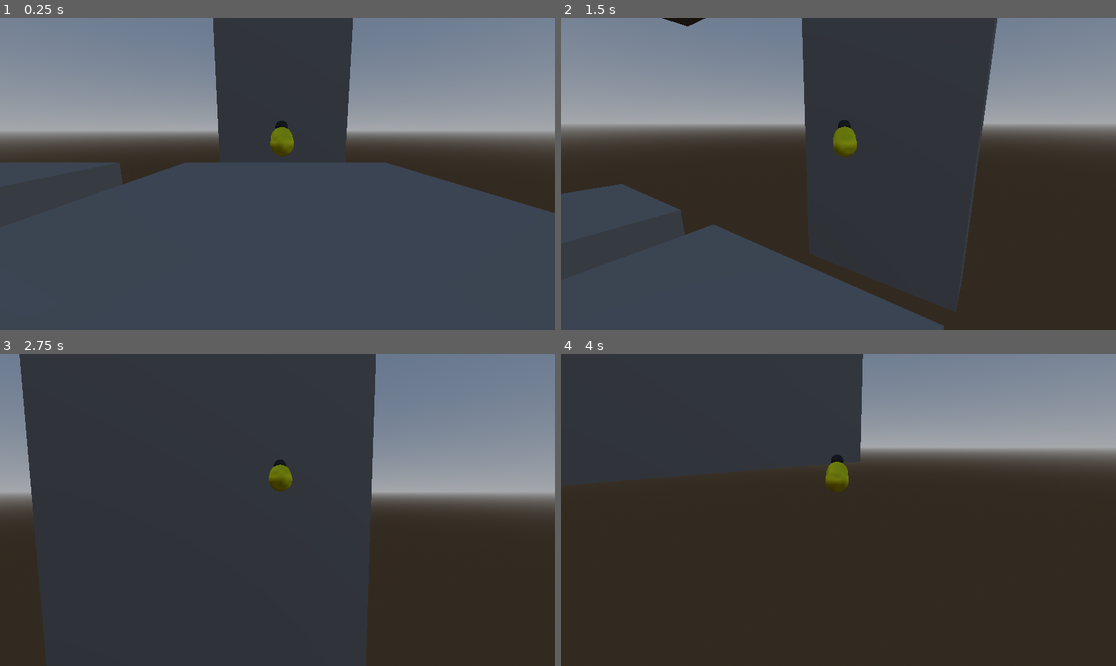
Above: before the commit, frames 1-4 (two rows, left to right).
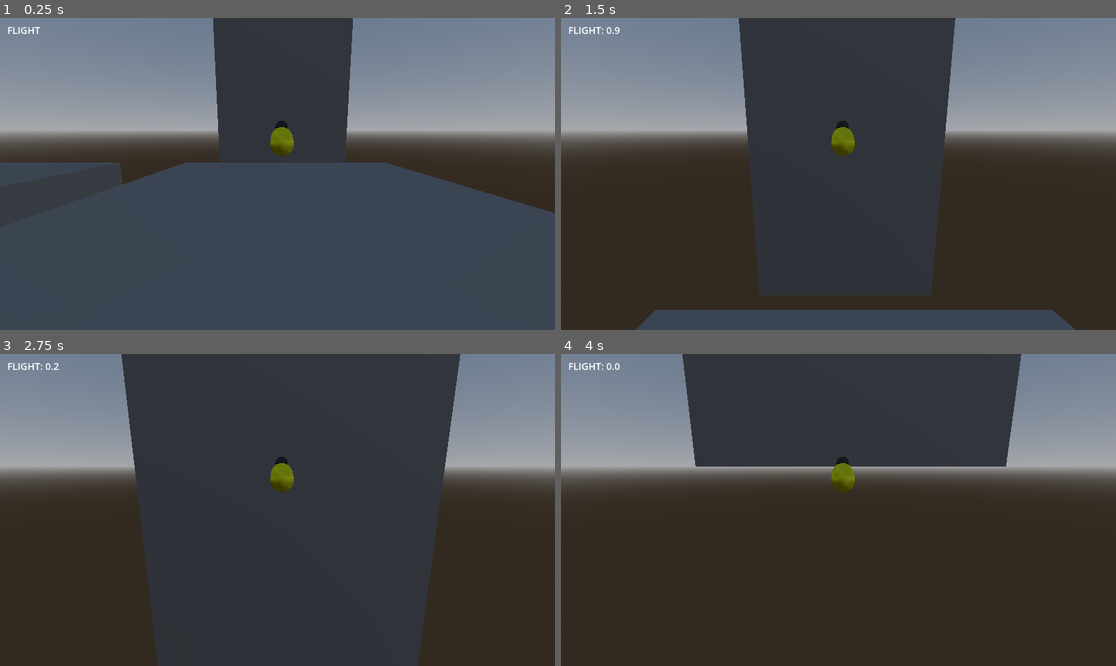
Above: after the commit, the same moments.

Repository: GunterJr/game-jam-feb
Game: Godot game, scene res://scenes/areas/movement-testing.tscn
Same seed, same stepped clock (60 frames per second), same inputs: the game is played once before the commit and once after it.
Inputs (mouse positions are in pixels of both pictures, inside the frame that each line leads up to):
- Up to frame 1 (0.25 s): no input
- Up to frame 2 (1.5 s): tap Enter (ui_accept) at 0.5, 1.35 s; move the mouse to (866, 174) at 0.52 s; hold Enter (ui_accept) 0.53-1.28 s; hold W (forward) from 0.53 s (still down); tap Space (jump) at 0.77 s; move the mouse to (810, 174) at 1.27 s
- Up to frame 3 (2.75 s): keep holding W (forward); tap Space (jump) at 1.52 s; move the mouse to (288, 503) at 2.02 s; hold Enter (ui_accept) from 2.03 s (still down)
- Up to frame 4 (4 s): keep holding W (forward); move the mouse to (832, 516) at 2.77 s; release Enter (ui_accept) at 2.78 s; tap Enter (ui_accept) at 2.85 s; tap Space (jump) at 3.02, 3.77 s; move the mouse to (877, 513) at 3.52 s; hold Enter (ui_accept) from 3.53 s (still down)

The runs differ from the first frame. In frame 1, less than 0.1% of the frame differs, in the area x 1-8%, y 2-6%; in frame 2, 31%, in the area x 0-100%, y 0-100%; in frame 3, 27%; in frame 4, 24%.

Commit message:
Add flight meter and obnoxious buzz.

Diff:
--- a/scenes/actors/benson.tscn
+++ b/scenes/actors/benson.tscn
@@ -2,6 +2,7 @@
 
 [ext_resource type="Script" uid="uid://lbclfoyfhgm1" path="res://scripts/benson.gd" id="1_u4qym"]
 [ext_resource type="Script" uid="uid://ce4hm7kncdtus" path="res://scenes/actors/camera_arm.gd" id="2_81iw3"]
+[ext_resource type="AudioStream" uid="uid://dyfcf0xpn4rmc" path="res://audio/fx/bee_buzz.ogg" id="3_8dec6"]
 
 [sub_resource type="StandardMaterial3D" id="StandardMaterial3D_u4qym"]
 albedo_color = Color(1, 1, 0, 1)
@@ -51,3 +52,6 @@
 [node name="Camera3D" type="Camera3D" parent="CameraArm" unique_id=889376277]
 transform = Transform3D(1, 8.258129e-09, 7.871712e-10, -8.258128e-09, 0.98199177, 0.18892407, 7.871641e-10, -0.18892407, 0.98199177, 0.03952786, 0.7038084, 2.1421719)
 fov = 69.0
+
+[node name="Buzzer" type="AudioStreamPlayer3D" parent="." unique_id=1896265478]
+stream = ExtResource("3_8dec6")
--- a/scenes/areas/movement-testing.tscn
+++ b/scenes/areas/movement-testing.tscn
@@ -1,6 +1,7 @@
 [gd_scene format=3 uid="uid://82t42v7w6sgc"]
 
 [ext_resource type="PackedScene" uid="uid://b3lnfnn3odxmx" path="res://scenes/actors/benson.tscn" id="1_0kmkr"]
+[ext_resource type="PackedScene" uid="uid://368t47su1g8u" path="res://scenes/misc/gui.tscn" id="2_akchg"]
 
 [sub_resource type="BoxShape3D" id="BoxShape3D_5hakr"]
 size = Vector3(3, 1, 3)
@@ -93,3 +94,9 @@
 
 [node name="WorldEnvironment" type="WorldEnvironment" parent="." unique_id=1927498808]
 environment = SubResource("Environment_18mwh")
+
+[node name="CanvasLayer" type="CanvasLayer" parent="." unique_id=1599625562]
+
+[node name="GUI" parent="CanvasLayer" unique_id=901090881 instance=ExtResource("2_akchg")]
+
+[connection signal="flew" from="Benson" to="CanvasLayer/GUI" method="update_flight"]
--- /dev/null
+++ b/scenes/misc/gui.tscn
@@ -0,0 +1,25 @@
+[gd_scene format=3 uid="uid://368t47su1g8u"]
+
+[ext_resource type="Script" uid="uid://dr2k4w3ora5y" path="res://scripts/gui.gd" id="1_yxipg"]
+
+[node name="GUI" type="Control" unique_id=901090881]
+layout_mode = 3
+anchors_preset = 15
+anchor_right = 1.0
+anchor_bottom = 1.0
+grow_horizontal = 2
+grow_vertical = 2
+script = ExtResource("1_yxipg")
+
+[node name="MarginContainer" type="MarginContainer" parent="." unique_id=1194406925]
+layout_mode = 0
+offset_right = 40.0
+offset_bottom = 40.0
+theme_override_constants/margin_left = 15
+theme_override_constants/margin_top = 10
+
+[node name="FlightRemaining" type="Label" parent="MarginContainer" unique_id=1126317301]
+layout_mode = 2
+theme_override_font_sizes/font_size = 20
+text = "FLIGHT"
+metadata/_edit_use_anchors_ = true
--- a/scripts/benson.gd
+++ b/scripts/benson.gd
@@ -7,9 +7,13 @@
 var flying : bool = false
 var current_flight_time: float = 0
 
-
 @onready var body: Node3D = $Orientation
 @onready var camarm : SpringArm3D = $CameraArm
+@onready var buzzer: AudioStreamPlayer3D = $Buzzer
+
+## Emits each frame the player is flying.
+## TODO: retarded
+signal flew(new_time)
 
 func _ready() -> void:
 	Input.mouse_mode = Input.MOUSE_MODE_CAPTURED
@@ -31,11 +35,15 @@
 	# Handle flight.
 	if is_on_floor():
 		current_flight_time = 0
+		buzzer.stop()
 	if Input.is_action_just_released("jump"):
 		flying = true
 	if Input.is_action_pressed("ui_accept") and !is_on_floor() and current_flight_time < flight_time and flying:
+		if not buzzer.playing:
+			buzzer.play()
 		velocity.y = flight_velocity
 		current_flight_time += delta
+		flew.emit(current_flight_time)
 
 	# Get the input direction and handle the movement/deceleration.
 	var input_vector : Vector2 = Vector2(
--- /dev/null
+++ b/scripts/gui.gd
@@ -0,0 +1,6 @@
+extends Control
+
+func update_flight(new: float):
+	new = snappedf(1.0 - new, 0.1)
+	var out : String = "FLIGHT: " + str(new)
+	$MarginContainer/FlightRemaining.text = out
Not shown, added: audio/fx/bee_buzz.ogg.import
Not shown, added: scripts/gui.gd.uid
Not shown, added: audio/fx/bee_buzz.ogg
